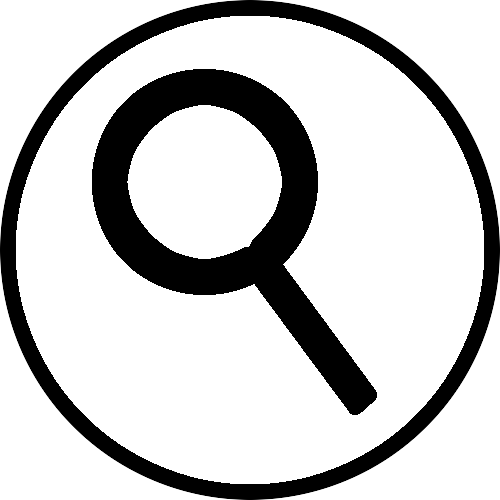
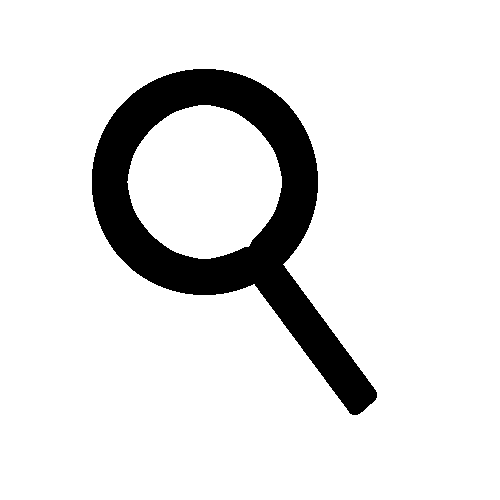
Revision of a layered 500×500 image; what changed, layer by layer:
removed layer "interact.png" over [0, 0, 500, 500]
